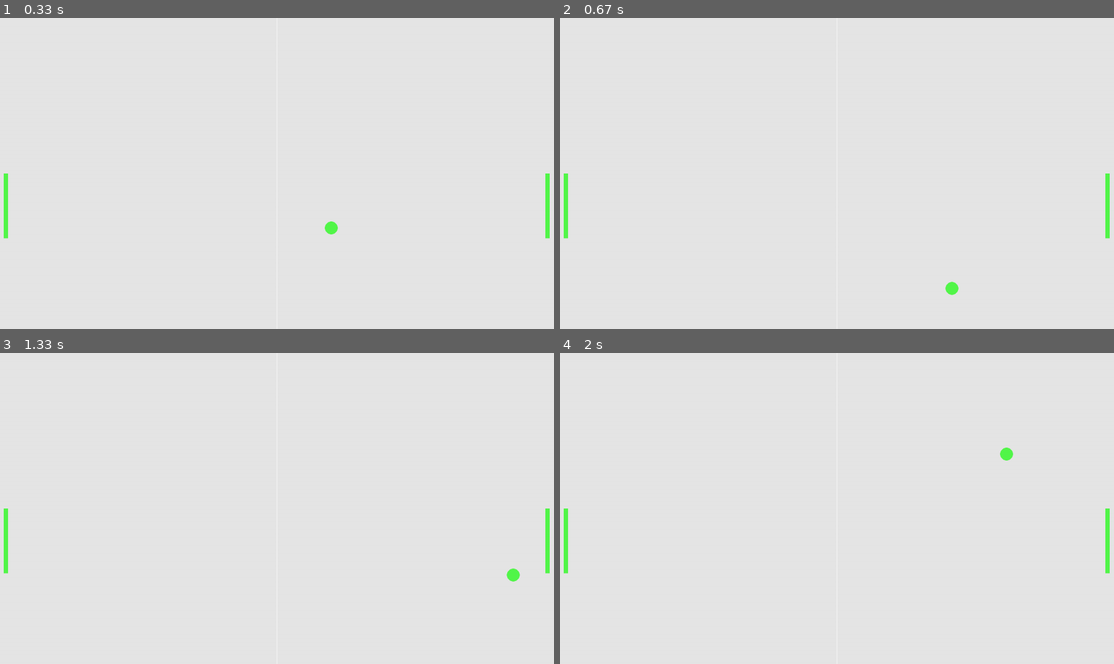
Above: before the commit, frames 1-4 (two rows, left to right).
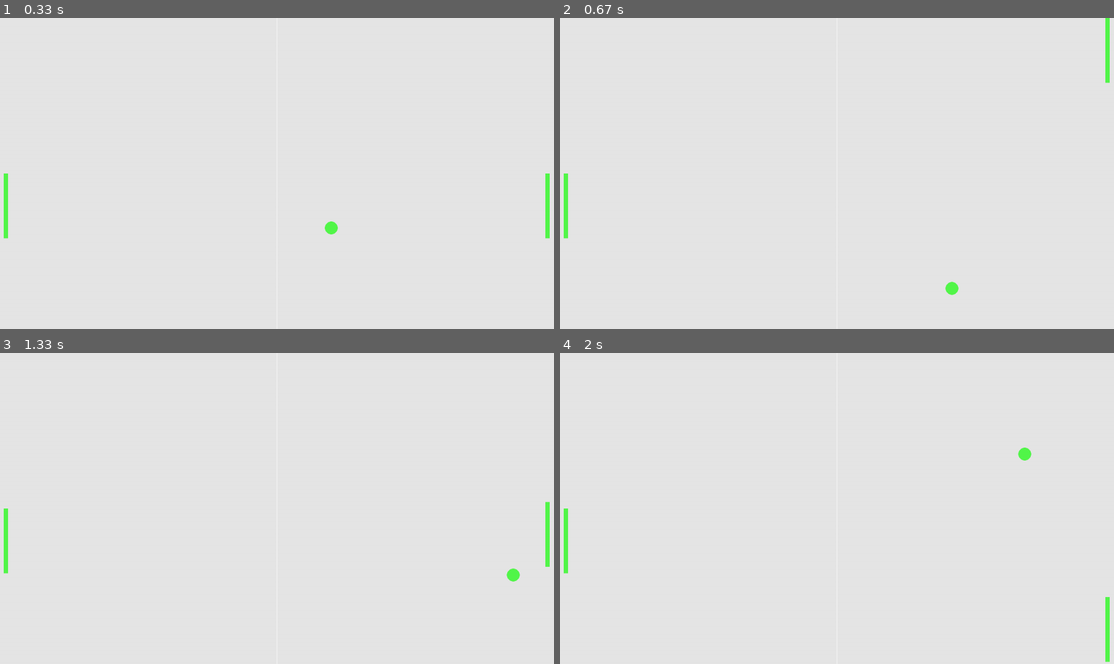
Above: after the commit, the same moments.

Repository: 100ballovby/friday_5PM_2223
Game: pygame game, started from 34_game_1905/00_ping_pong.py
Two runs of this game, one before a commit and one after it. Both use one fixed random seed, a clock stepped at 60 frames per second and the inputs below.
Inputs:
- Up to frame 1 (0.33 s): no input
- Up to frame 2 (0.67 s): hold Up from 0.33 s (still down)
- Up to frame 3 (1.33 s): release Up at 0.8 s; hold Down 0.83-1.13 s; hold Up from 1.17 s (still down)
- Up to frame 4 (2 s): release Up at 1.53 s; hold Down 1.57-1.93 s; hold Up from 1.97 s (still down)

Frame 1 is identical in both runs. In frame 2, 0.3% of the frame differs, in the area x 98-100%, y 0-71%; in frame 3, less than 0.1%; in frame 4, 0.5%, in the area x 79-100%, y 30-100%.

Commit message:
Adding player animation

Diff:
--- a/34_game_1905/00_ping_pong.py
+++ b/34_game_1905/00_ping_pong.py
@@ -7,30 +7,39 @@
     ball.x += speed_x
     ball.y += speed_y
 
-    if ball.top <= 0 or ball.bottom >= WIN_HEIGHT:  # если мяч ударился об верхнюю или нижнюю границу экрана
+    if ball.top <= 0 or ball.bottom >= H:  # если мяч ударился об верхнюю или нижнюю границу экрана
         speed_y *= -1  # развернуть его в обратную сторону
-    elif ball.left <= 0 or ball.right >= WIN_WIDTH:
+    elif ball.left <= 0 or ball.right >= W:
         speed_x *= -1
     elif ball.colliderect(player) or ball.colliderect(opponent):
         speed_x *= -1
 
 
-WIN_WIDTH = 1280
-WIN_HEIGHT = 720
+def player_motion(speed, pl):
+    pl.y += speed
+
+    if pl.top <= 0:  # если мы ушли за верхнюю границу экрана
+        pl.top = 0  # останавливаем платформу там
+    elif pl.bottom >= H:
+        pl.bottom = H
+
+
+W = 1280
+H = 720
 
 GRAY = (230, 230, 230)
 WHITE = (255, 255, 255)
 GREEN = (83, 247, 74)
 
 pg.init()  # инициализируем pygame
-screen = pg.display.set_mode((WIN_WIDTH, WIN_HEIGHT))  # создаем экран игры разрешением 1280х720px
+screen = pg.display.set_mode((W, H))  # создаем экран игры разрешением 1280х720px
 clock = pg.time.Clock()
 FPS = 60
 
 # игровые сущности
-player = pg.Rect(WIN_WIDTH - 20, WIN_HEIGHT // 2, 10, 150)
-opponent = pg.Rect(10,  WIN_HEIGHT // 2, 10, 150)
-ball = pg.Rect(WIN_WIDTH // 2 - 15, WIN_HEIGHT // 2 - 15, 30, 30)
+player = pg.Rect(W - 20, H // 2, 10, 150)
+opponent = pg.Rect(10,  H // 2, 10, 150)
+ball = pg.Rect(W // 2 - 15, H // 2 - 15, 30, 30)
 
 # переменные для игры
 p_speed = 0
@@ -49,11 +58,21 @@
 
     # отображение игровых объектов
     screen.fill(GRAY)
-    pg.draw.aaline(screen, WHITE, [WIN_WIDTH // 2, 0], [WIN_WIDTH // 2, WIN_HEIGHT])
+    pg.draw.aaline(screen, WHITE, [W // 2, 0], [W // 2, H])
     pg.draw.rect(screen, GREEN, player)
     pg.draw.rect(screen, GREEN, opponent)
     pg.draw.ellipse(screen, GREEN, ball)
+
+    keys = pg.key.get_pressed()
+    if keys[pg.K_UP]:
+        p_speed -= 5
+    elif keys[pg.K_DOWN]:
+        p_speed += 5
+    else:
+        p_speed = 0
+
     pg.display.update()
 
     # логика игры
     ball_move(ball)
+    player_motion(p_speed, player)
